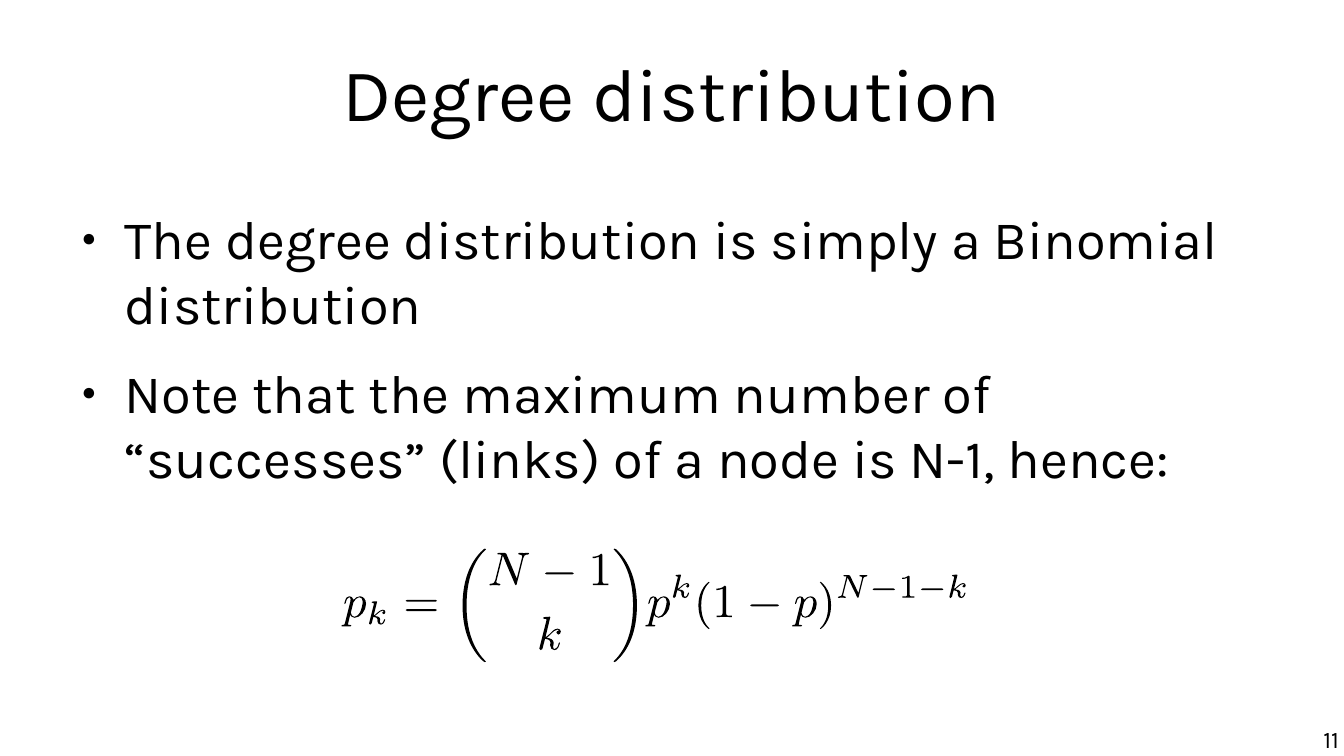
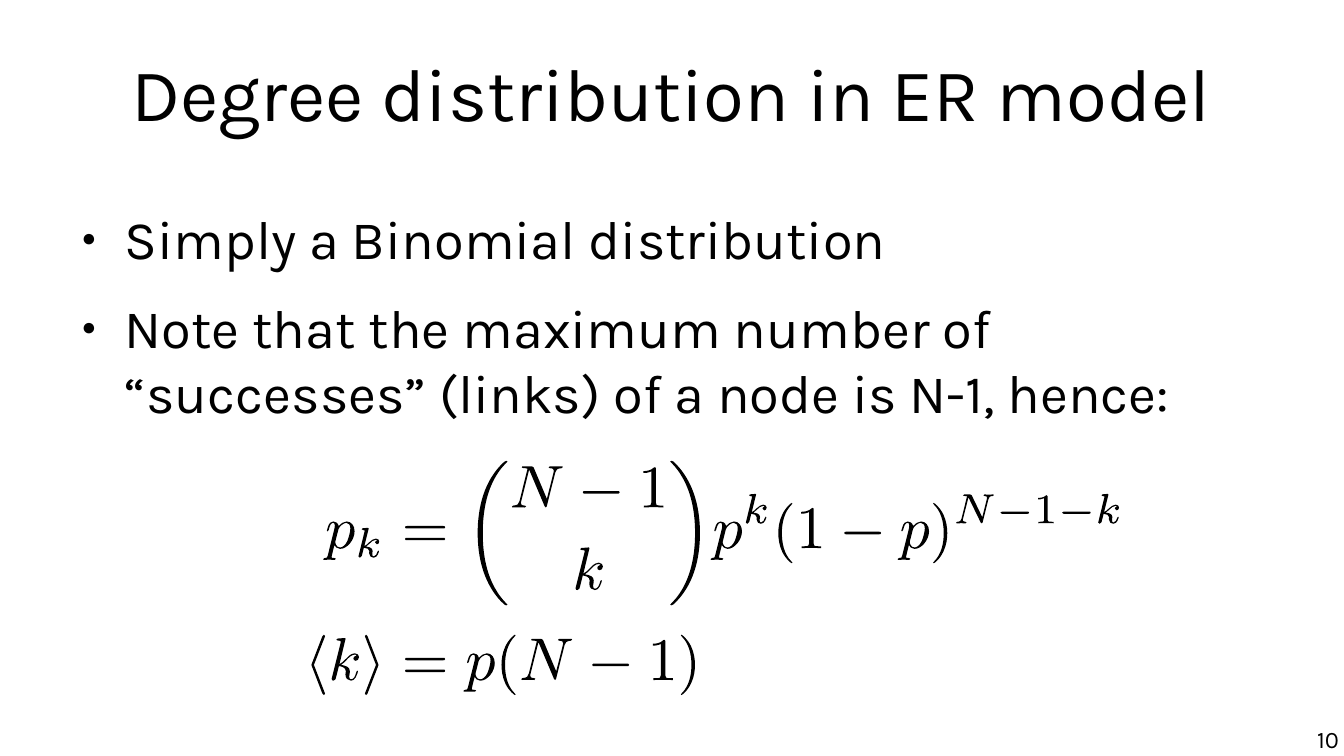
Before and after one commit to chatox/networks-science-course, a slide deck: slide 10 of theory/tt03_random_networks.odp (slide 11 before the commit). Drawn at 1344x756 pixels with LibreOffice and Linux fonts; fonts in the diff are those of the drawing. Boxes give left, top, right and bottom in pixels: in the first picture for what was removed or moved away, otherwise in the second. Text is boxed around its words. In the diff, an @@ line names an element or a change of style, - is before the commit and + after.

```diff
--- a/theory/tt03_random_networks.odp
+++ b/theory/tt03_random_networks.odp
@@ title at (x1=131, y1=69, x2=1211, y2=139): text changed @@
-Degree distribution
+Degree distribution in ER model
@@ text at (x1=125, y1=221, x2=886, y2=273): text changed @@
-● The degree distribution is simply a Binomial distribution
+● Simply a Binomial distribution
@@ freeform shape resized from (x1=462, y1=549, x2=485, y2=662) to (x1=478, y1=461, x2=507, y2=606) @@
@@ freeform shape resized from (x1=613, y1=549, x2=637, y2=662) to (x1=671, y1=461, x2=700, y2=606) @@
@@ freeform shape resized from (x1=545, y1=572, x2=574, y2=574) to (x1=583, y1=491, x2=620, y2=494) @@
@@ freeform shape resized from (x1=673, y1=574, x2=689, y2=598) to (x1=746, y1=494, x2=767, y2=523) @@
@@ freeform shape resized from (x1=820, y1=582, x2=831, y2=629) to (x1=778, y1=502, x2=793, y2=562) @@
@@ freeform shape resized from (x1=792, y1=596, x2=816, y2=627) to (x1=801, y1=509, x2=821, y2=549) @@
@@ freeform shape resized from (x1=950, y1=574, x2=966, y2=598) to (x1=933, y1=502, x2=948, y2=562) @@
@@ freeform shape resized from (x1=903, y1=576, x2=915, y2=598) to (x1=1038, y1=495, x2=1054, y2=523) @@
@@ freeform shape resized from (x1=370, y1=601, x2=385, y2=624) to (x1=359, y1=528, x2=379, y2=557) @@
@@ freeform shape resized from (x1=489, y1=552, x2=529, y2=585) to (x1=405, y1=526, x2=445, y2=540) @@
@@ freeform shape resized from (x1=716, y1=585, x2=732, y2=617) to (x1=711, y1=522, x2=743, y2=560) @@
@@ freeform shape resized from (x1=873, y1=589, x2=895, y2=590) to (x1=844, y1=532, x2=881, y2=534) @@
@@ freeform shape resized from (x1=838, y1=576, x2=867, y2=599) to (x1=898, y1=522, x2=929, y2=560) @@
@@ freeform shape resized from (x1=921, y1=589, x2=943, y2=590) to (x1=1000, y1=512, x2=1029, y2=515) @@
@@ freeform shape resized from (x1=593, y1=554, x2=609, y2=585) to (x1=576, y1=548, x2=602, y2=590) @@
@@ freeform shape resized from (x1=341, y1=596, x2=366, y2=627) to (x1=332, y1=638, x2=359, y2=681) @@
@@ freeform shape resized from (x1=406, y1=600, x2=438, y2=611) to (x1=405, y1=657, x2=445, y2=672) @@
@@ group added at (x1=311, y1=466, x2=1120, y2=695): 10 freeform shapes @@
@@ freeform shape resized from (x1=539, y1=617, x2=561, y2=650) to (x1=521, y1=639, x2=572, y2=681) @@
@@ freeform shape resized from (x1=645, y1=596, x2=670, y2=627) to (x1=652, y1=640, x2=672, y2=681) @@
@@ freeform shape resized from (x1=699, y1=582, x2=710, y2=629) to (x1=681, y1=635, x2=695, y2=695) @@
@@ freeform shape resized from (x1=750, y1=605, x2=779, y2=607) to (x1=593, y1=663, x2=629, y2=666) @@
@@ page number at (x1=1317, y1=733, x2=1339, y2=749): text changed @@
-11
+10
```
Also in this commit, not shown: 14 other slides changed, 1 slide added, 4 other files.
